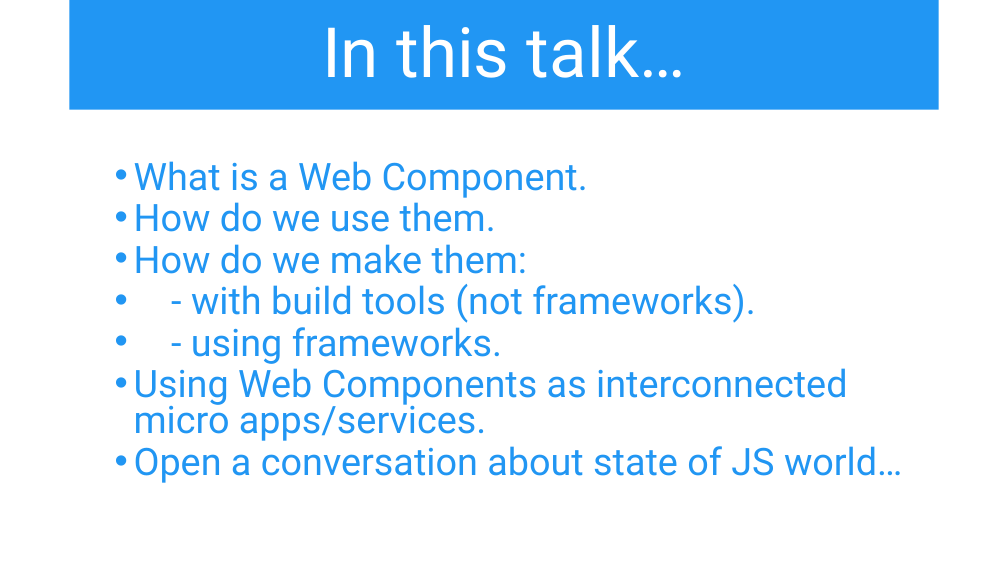
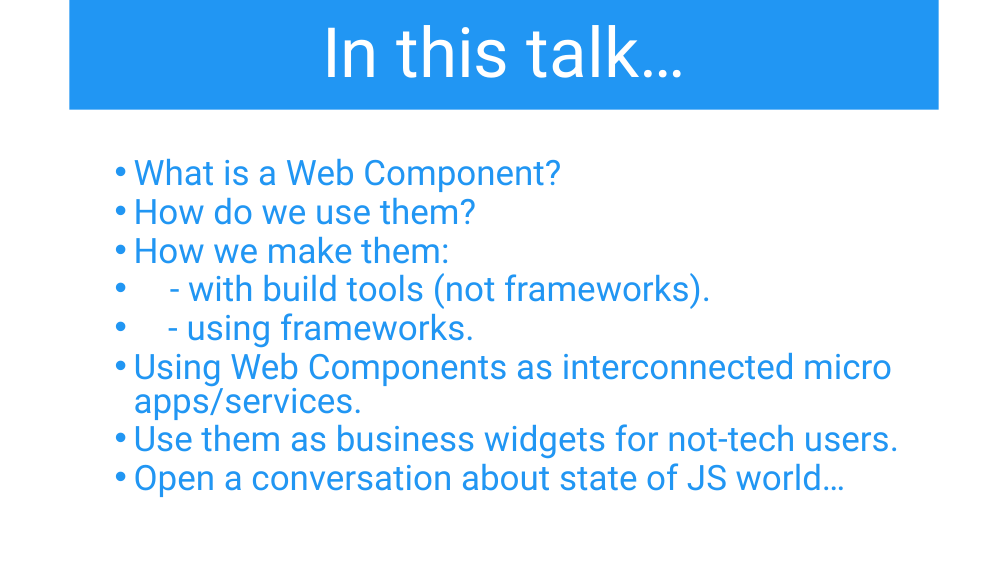
Before and after one commit to iwswordpress/WebComponents, a slide deck: slide 3 of webcomponents.pptx. Drawn at 1008x567 pixels with LibreOffice and Linux fonts; fonts in the diff are those of the drawing. Boxes give left, top, right and bottom in pixels: in the first picture for what was removed or moved away, otherwise in the second. Text is boxed around its words. In the diff, an @@ line names an element or a change of style, - is before the commit and + after.

```diff
--- a/webcomponents.pptx
+++ b/webcomponents.pptx
@@ text at (134, 158, 561, 264): text changed; size 36 to 33.3 pt @@
-  • What is a Web Component.
-  • How do we use them.
-  • How do we make them:
+  • What is a Web Component?
+  • How do we use them?
+  • How we make them:
@@ text at (134, 273, 892, 497): size 36 to 33.3 pt in "- with build tools (not frameworks).", "- using frameworks.", "Using Web Components as interconnected micro apps/services.", "Open a conversation about state of JS ..." @@
@@ text at (134, 419, 899, 459): paragraph added @@
+  • Use them as business widgets for not-tech users.
```
Also in this commit, not shown: 1 other slide changed, 1 slide added, 3 other files.
